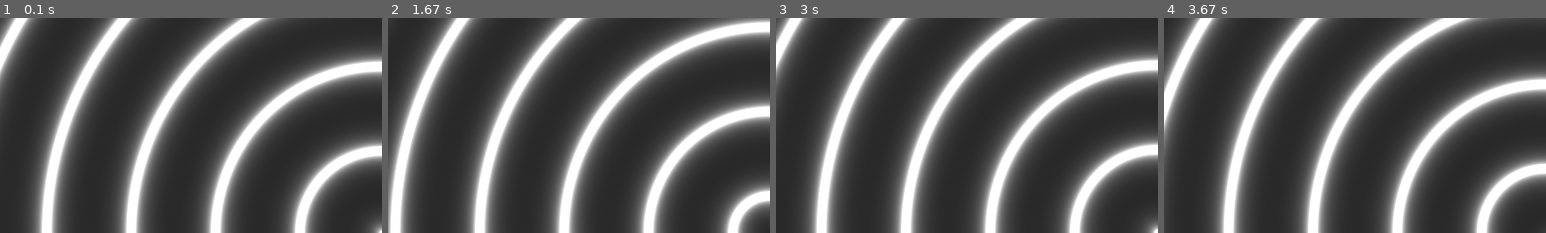
Above: before the commit, frames 1-4 (left to right).
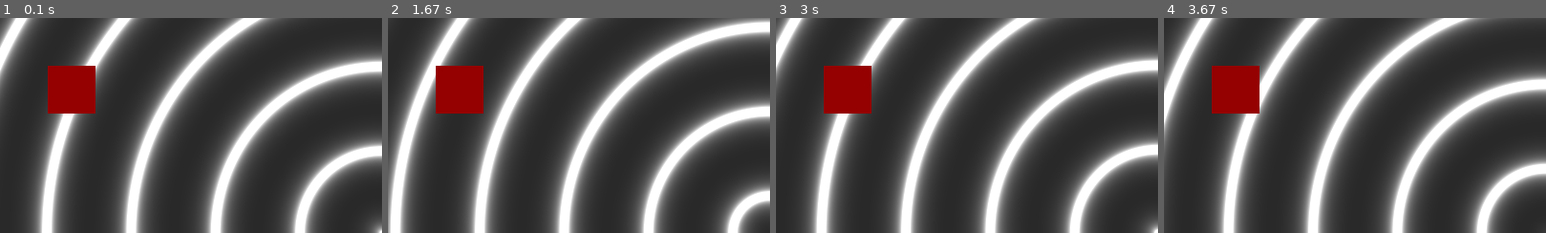
Above: after the commit, the same moments.

Repository: blankRiot96/pygame-poc
Game: pygame game, started from poc/shaders/main.py
Two runs of this game, one before a commit and one after it. Both use one fixed random seed, a clock stepped at 60 frames per second and the inputs below.
Inputs:
- Up to frame 1 (0.1 s): no input
- Up to frame 2 (1.67 s): no input
- Up to frame 3 (3 s): no input
- Up to frame 4 (3.67 s): no input
The pictures show only the part of the screen within x 0-50%, y 0-50%; the shares and areas given below are measured in that part.

The runs differ from the first frame. In frame 1, 2.8% of the frame differs, in the area x 12-25%, y 22-45%; in frame 2, 2.8%; in frame 3, 2.8%; in frame 4, 2.8%.

Commit message:
added makeshift layering to glsl

Diff:
--- a/poc/shaders/main.py
+++ b/poc/shaders/main.py
@@ -5,28 +5,40 @@
 WIN_SIZE = (800, 450)
 
 pygame.init()
-shared.win = pygame.display.set_mode(
-    WIN_SIZE, pygame.OPENGL | pygame.DOUBLEBUF | pygame.RESIZABLE
-)
+pygame.display.set_mode(WIN_SIZE, pygame.OPENGL | pygame.DOUBLEBUF | pygame.RESIZABLE)
+shared.win = pygame.Surface(WIN_SIZE, pygame.SRCALPHA)
 clock = pygame.Clock()
-shader = Shader()
+ring_shader = Shader(vert_shader_name="vert", frag_shader_name="ring")
+ring_shader.safe_assign("res", WIN_SIZE)
 
-shader.safe_assign("res", WIN_SIZE)
+# win_shader = Shader(vert_shader_name="vert", frag_shader_name="display")
+
+
+surf = pygame.Surface((50, 50))
+surf.fill("red")
+# TODO: Add transparency (blending?)
+surf.set_alpha(150)
 
 while True:
+    shared.win = pygame.Surface(WIN_SIZE, pygame.SRCALPHA)
     shared.dt = clock.tick(60) / 1000
     shared.events = pygame.event.get()
     for event in shared.events:
         if event.type == pygame.QUIT:
             raise SystemExit
         elif event.type == pygame.VIDEORESIZE:
-            shader.safe_assign("res", WIN_SIZE)
-
+            ring_shader.safe_assign("res", WIN_SIZE)
     pygame.display.set_caption(f"{clock.get_fps():.0f}")
 
-    shader.update(time=pygame.time.get_ticks() / 1000.0)
+    ring_shader.update(time=pygame.time.get_ticks() / 1000.0)
 
-    shared.win.fill("black")
-    shader.render()
+    shared.win.blit(surf, (50, 50))
+    ring_shader.pass_surf_to_gl(shared.win)
+
+    # win_shader.pass_surf_to_gl(shared.win)
+    # win_shader.update()
+
+    ring_shader.render()
+    # win_shader.render()
 
     pygame.display.flip()
--- a/poc/shaders/shader.py
+++ b/poc/shaders/shader.py
@@ -1,7 +1,9 @@
 import json
+import typing as t
 from array import array
 
 import moderngl
+import pygame
 
 
 def load_shader(name: str) -> str:
@@ -14,11 +16,27 @@
 class Shader:
     """Handles the OpenGL Pipeline"""
 
-    def __init__(self) -> None:
+    textures = []
+
+    def __init__(self, vert_shader_name: str, frag_shader_name: str) -> None:
         self.ctx = moderngl.create_context()
         self.load_quad()
-        self.load_program()
+        self.load_program(vert_shader_name, frag_shader_name)
         self.load_render_obj()
+
+    def pass_surf_to_gl(self, surf: t.Optional[pygame.Surface]):
+        if surf is None:
+            return
+
+        tex = self.ctx.texture(surf.get_size(), 4)
+        tex.filter = (moderngl.NEAREST, moderngl.NEAREST)
+        tex.swizzle = "BGRA"
+        tex.write(surf.get_view("1"))
+        Shader.textures.append(tex)
+        self.tex_pos = len(Shader.textures) - 1
+        tex.use(self.tex_pos)
+
+        self.safe_assign("tex", self.tex_pos)
 
     def load_quad(self):
         with open("shaders/quad.json") as f:
@@ -26,10 +44,10 @@
 
         self.quad_buffer = self.ctx.buffer(data=array("f", quad))
 
-    def load_program(self):
+    def load_program(self, vert_shader_name: str, frag_shader_name: str):
         self.program = self.ctx.program(
-            vertex_shader=load_shader("vert_shader"),
-            fragment_shader=load_shader("frag_shader"),
+            vertex_shader=load_shader(vert_shader_name),
+            fragment_shader=load_shader(frag_shader_name),
         )
 
     def load_render_obj(self):
--- /dev/null
+++ b/poc/shaders/shaders/display.glsl
@@ -0,0 +1,14 @@
+#version 330 core
+
+uniform sampler2D tex;
+
+in vec2 fragCoord;
+out vec4 fragColor;
+
+void main() {
+    if (texture(tex, fragCoord).a == 0.0) {
+        fragColor = vec4(1.0, 1.0, 1.0, 0.0);
+        return;
+    }
+    fragColor = vec4(texture(tex, fragCoord).rgba);
+}
--- a/poc/shaders/shaders/frag_shader.glsl
+++ b/poc/shaders/shaders/ring.glsl
@@ -2,11 +2,16 @@
 
 uniform vec2 res;
 uniform float time;
+uniform sampler2D tex;
 
 in vec2 fragCoord;
 out vec4 fragColor;
 
 void main() {
+    if( texture(tex, fragCoord).a != 0.0) {
+        fragColor = vec4(texture(tex, fragCoord).rgba);
+        return;
+    }
     vec2 uv = fragCoord;
     uv -= 0.5;
     uv *= 2.0;
Renamed: poc/shaders/shaders/vert_shader.glsl -> poc/shaders/shaders/vert.glsl
